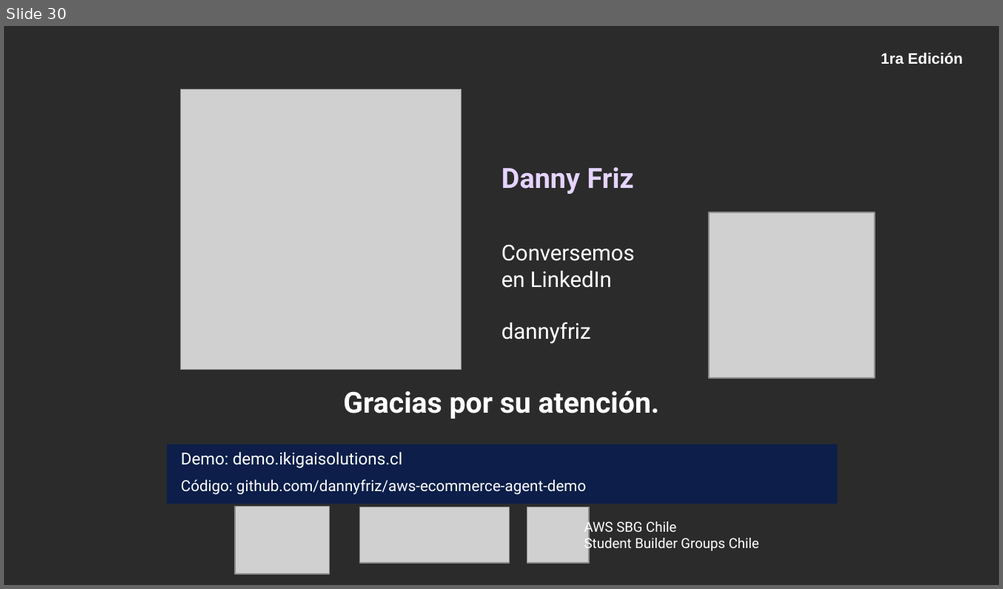
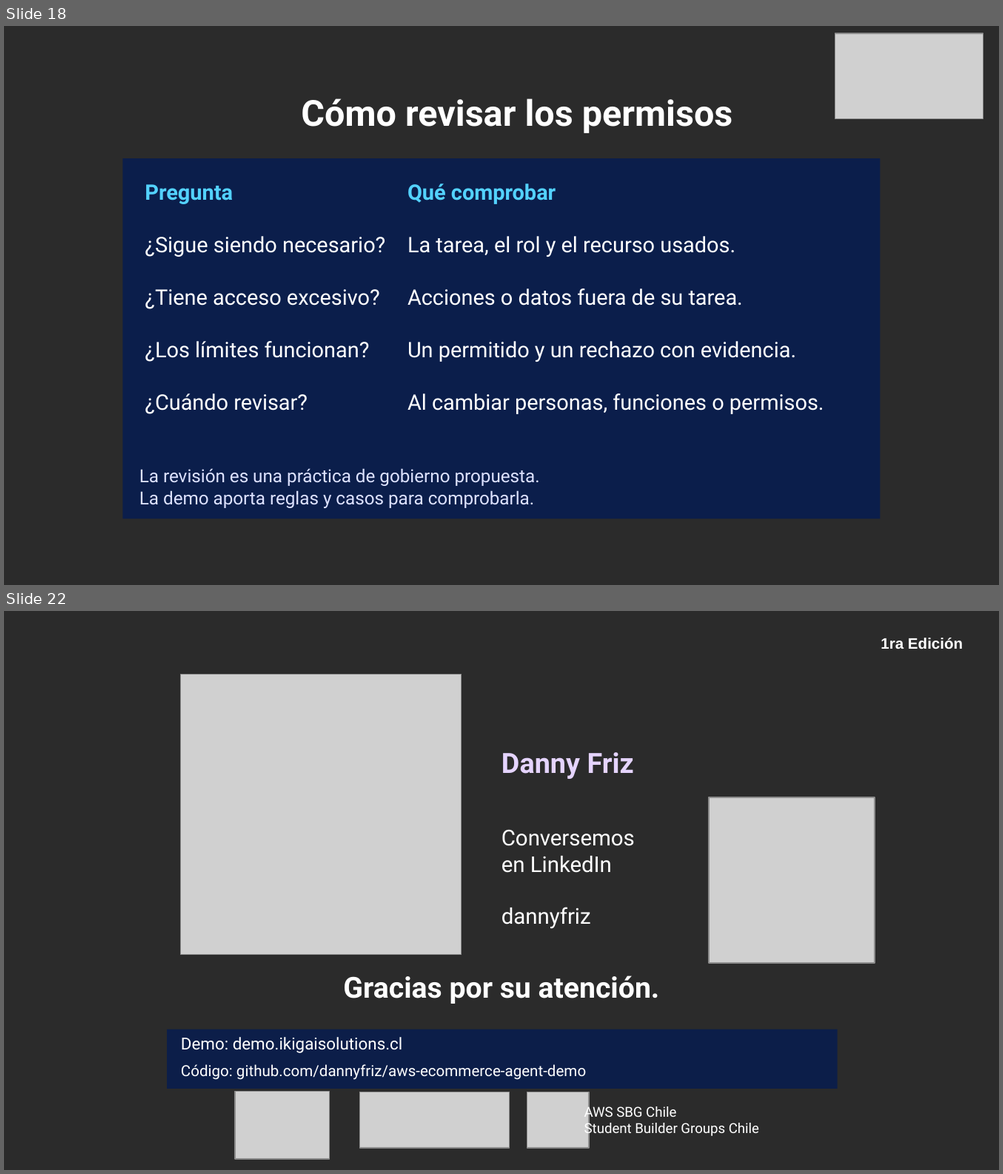
Before and after one commit to dannyfriz/aws-ecommerce-agent-demo, a slide deck: docs/presentaciones/Danny_Friz_SCD_2026_arquitectura_IA.pptx. Shown one above the other, each under a label of ours: slide 30 before the commit, slides 18 and 22 after it; the slides between them are not shown. The pictures are 1003x589 and 1003x1174 pixels, drawn with LibreOffice and Linux fonts; fonts in the diff are those of the drawing; grey boxes stand for pictures; background and template pictures are left out; a plain dark background stands for a picture behind light text. Boxes give left, top, right and bottom in pixels: in the first picture for what was removed or moved away, otherwise in the second. Text is boxed around its words. In the diff, an @@ line names an element or a change of style, - is before the commit and + after.

Commit message:
docs: alinear la charla con identidad y gobierno de accesos

```diff
--- a/docs/presentaciones/Danny_Friz_SCD_2026_arquitectura_IA.pptx
+++ b/docs/presentaciones/Danny_Friz_SCD_2026_arquitectura_IA.pptx
@@ slide 18 added at <box>4,26,999,585</box>, background picture (left out) @@
@@ picture added at <box>834,33,982,118</box> @@
@@ text added at <box>301,99,733,133</box>, 26 pt, text #FFFFFF, bold @@
+Cómo revisar los permisos
@@ rectangle added at <box>122,158,879,518</box>, fill #0B1E4B @@
@@ table added at <box>139,178,865,440</box>, 5 rows, 2 columns @@
+Pregunta | Qué comprobar
+¿Sigue siendo necesario? | La tarea, el rol y el recurso usados.
+¿Tiene acceso excesivo? | Acciones o datos fuera de su tarea.
+¿Los límites funcionan? | Un permitido y un rechazo con evidencia.
+¿Cuándo revisar? | Al cambiar personas, funciones o permisos.
@@ text added at <box>139,469,540,508</box>, 13 pt, text #DDE2FF @@
+La revisión es una práctica de gobierno propuesta.
+La demo aporta reglas y casos para comprobarla.
@@ what was slide 30 is now slide 22 @@
```
Also in this commit, not shown: 16 slides changed, 10 other slides added, 11 slides removed, 6 other files.
